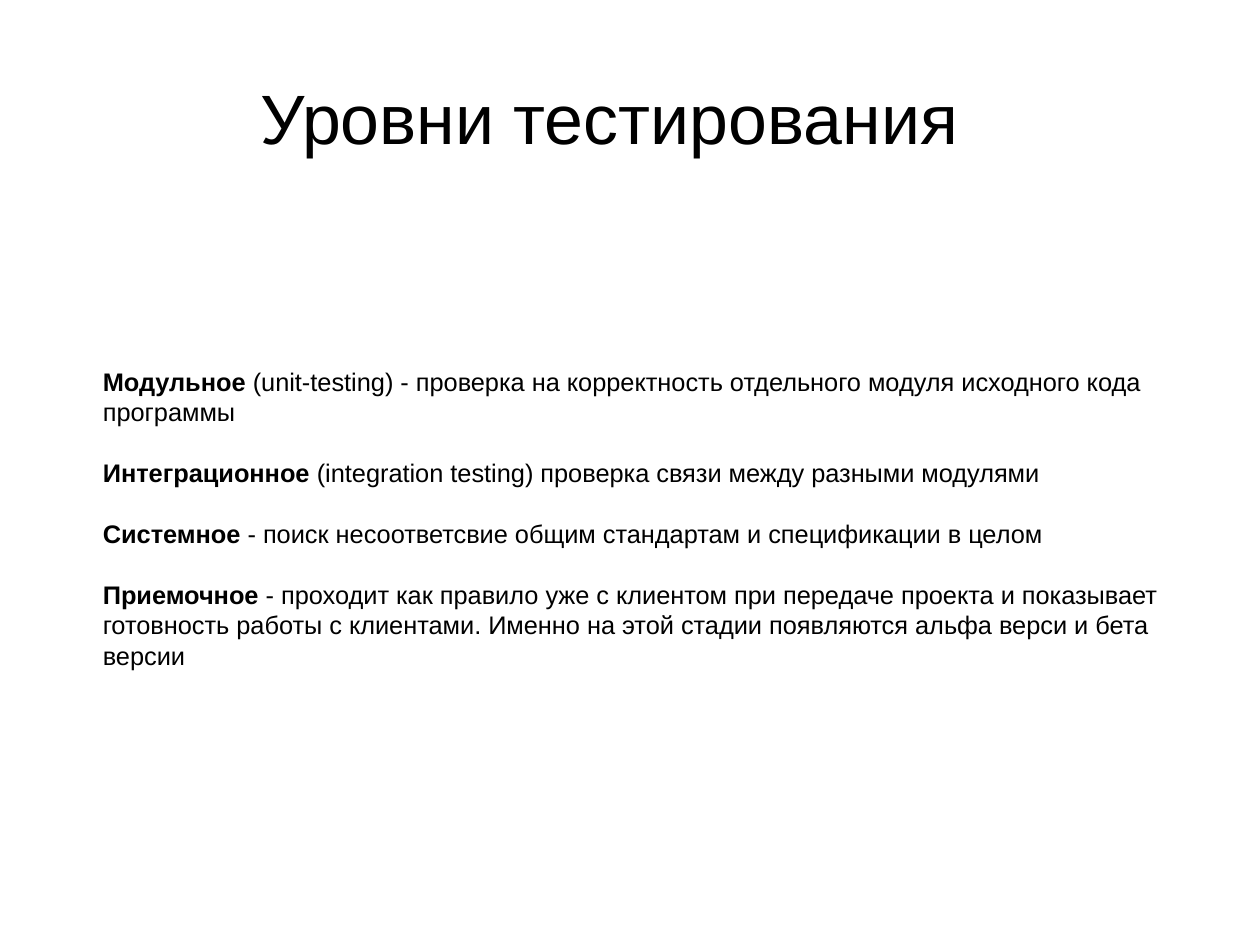
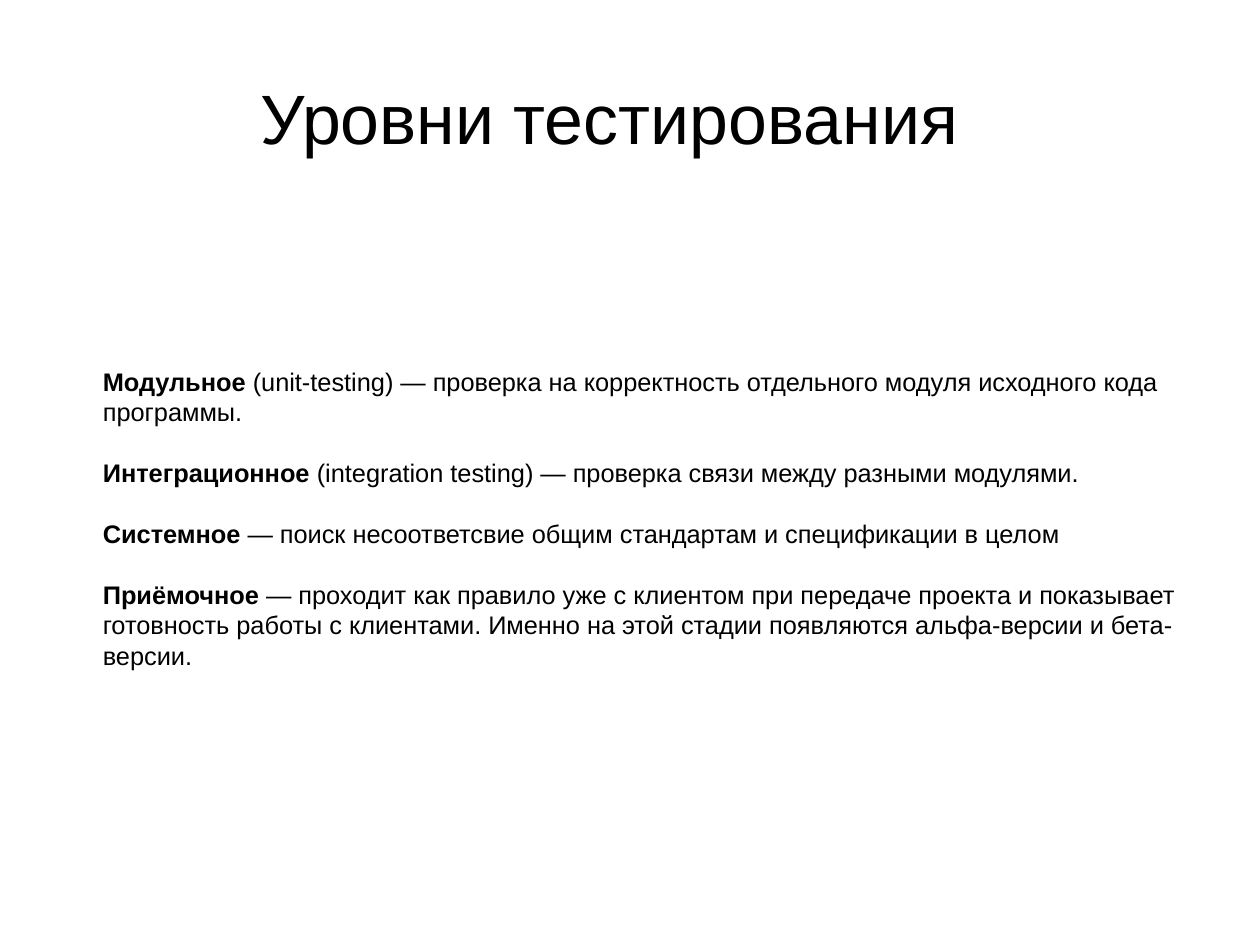
Before and after one commit to MinskLUG/linux_courses, a slide deck: slide 14 of sam-solutions/12_QA_intro_libreoffice.odp. Drawn at 1260x945 pixels with LibreOffice and Linux fonts; fonts in the diff are those of the drawing. Boxes give left, top, right and bottom in pixels: in the first picture for what was removed or moved away, otherwise in the second. Text is boxed around its words. In the diff, an @@ line names an element or a change of style, - is before the commit and + after.

```diff
--- a/sam-solutions/12_QA_intro_libreoffice.odp
+++ b/sam-solutions/12_QA_intro_libreoffice.odp
@@ subtitle at box(103, 372, 1174, 670): text changed @@
-Модульное (unit-testing) - проверка на корректность отдельного модуля исходного кода программы
-Интеграционное (integration testing) проверка связи между разными модулями
-Системное - поиск несоответсвие общим стандартам и спецификации в целом
-Приемочное - проходит как правило уже с клиентом при передаче проекта и показывает готовность работы с клиентами. Именно на этой стадии появляются альфа верси и бета версии
+Модульное (unit-testing) — проверка на корректность отдельного модуля исходного кода программы.
+Интеграционное (integration testing) — проверка связи между разными модулями.
+Системное — поиск несоответсвие общим стандартам и спецификации в целом
+Приёмочное — проходит как правило уже с клиентом при передаче проекта и показывает готовность работы с клиентами. Именно на этой стадии появляются альфа-версии и бета-версии.
```
Also in this commit, not shown: 7 other slides changed.
